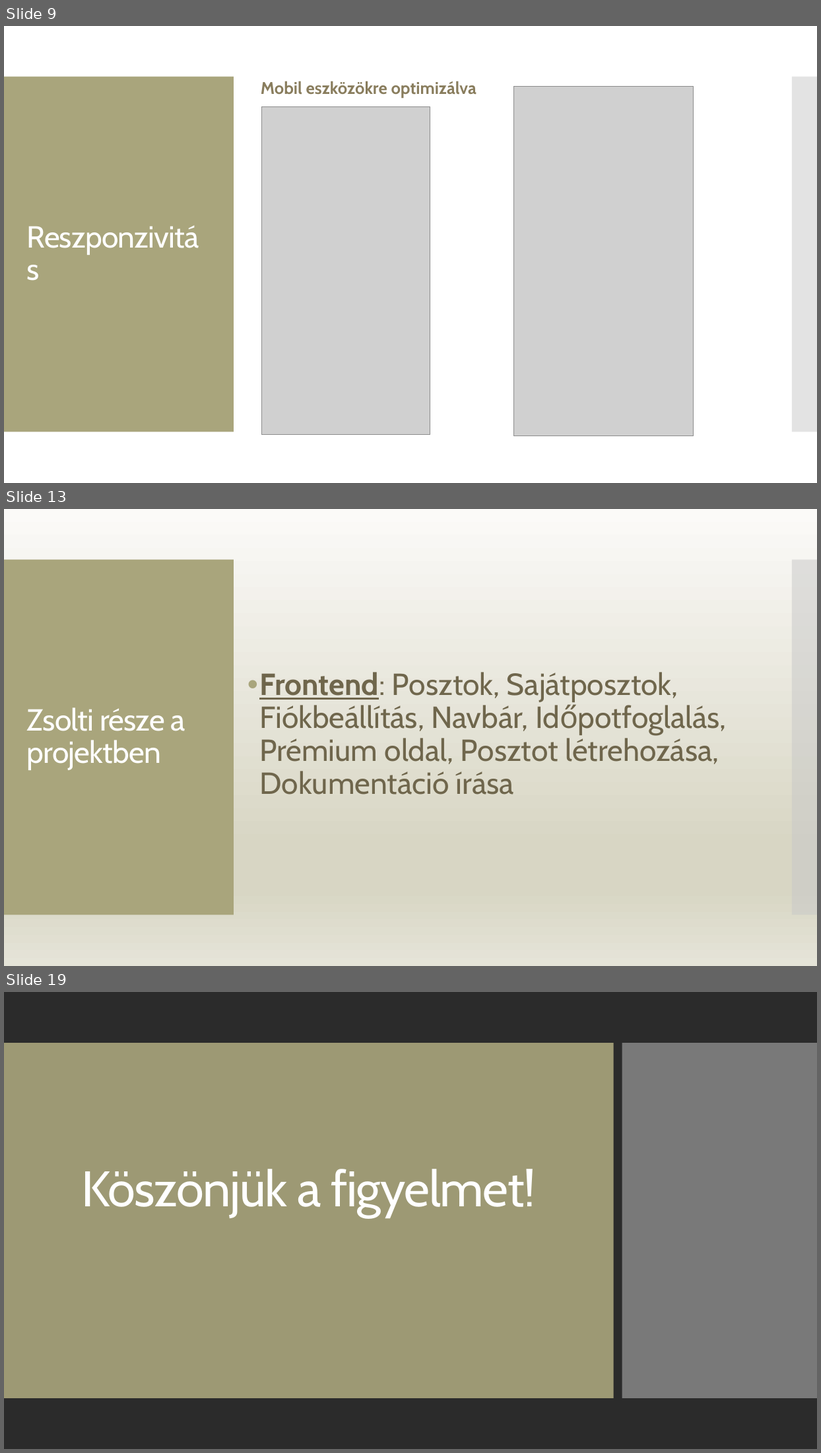
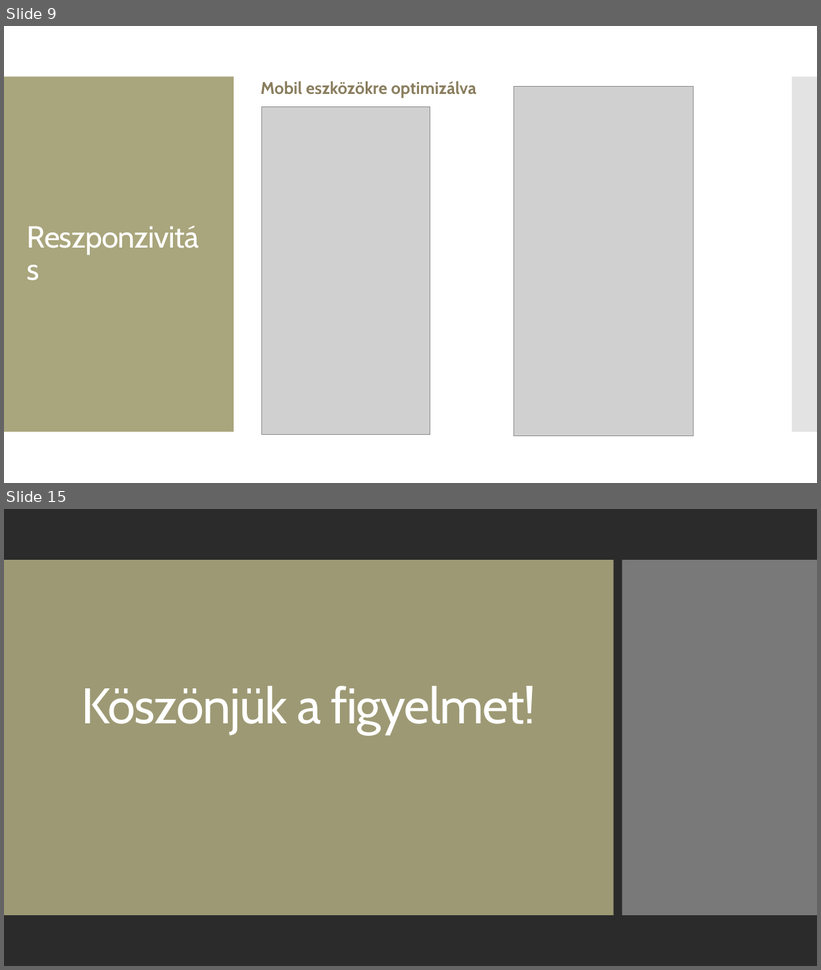
Before and after one commit to ramhap00/ramhapgergo, a slide deck: prezentáció.pptx. Shown one above the other, each under a label of ours: slides 9, 13 and 19 before the commit, slides 9 and 15 after it; the slides between them are not shown. The pictures are 821x1453 and 821x970 pixels, drawn with LibreOffice and Linux fonts; fonts in the diff are those of the drawing; grey boxes stand for pictures; background and template pictures are left out; a plain dark background stands for a picture behind light text. Boxes give left, top, right and bottom in pixels: in the first picture for what was removed or moved away, otherwise in the second. Text is boxed around its words. In the diff, an @@ line names an element or a change of style, - is before the commit and + after.

```diff
--- a/prezentáció.pptx
+++ b/prezentáció.pptx
@@ slide 13 removed at [4, 509, 817, 966], background gradient #FBFAF8 to #D8D6C4 to #E5E4D8; not listed: 2 template elements that a slide beside it also shows @@
@@ text removed at [259, 672, 719, 795] @@
-• Frontend: Posztok, Sajátposztok, Fiókbeállítás, Navbár, Időpotfoglalás, Prémium oldal, Posztot létrehozása, Dokumentáció írása
@@ title removed at [27, 708, 186, 770] @@
-Zsolti része a projektben
@@ what was slide 19 is now slide 15 @@
```
Also in this commit, not shown: 2 slides changed, 4 slides added, 7 other slides removed.
